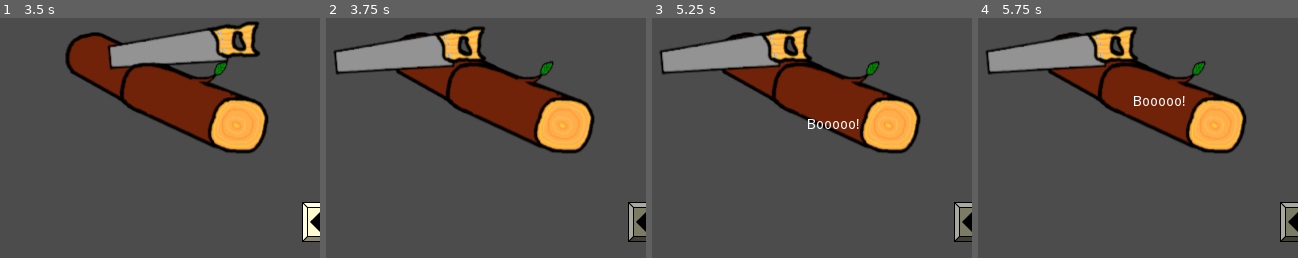
Above: before the commit, frames 1-4 (left to right).
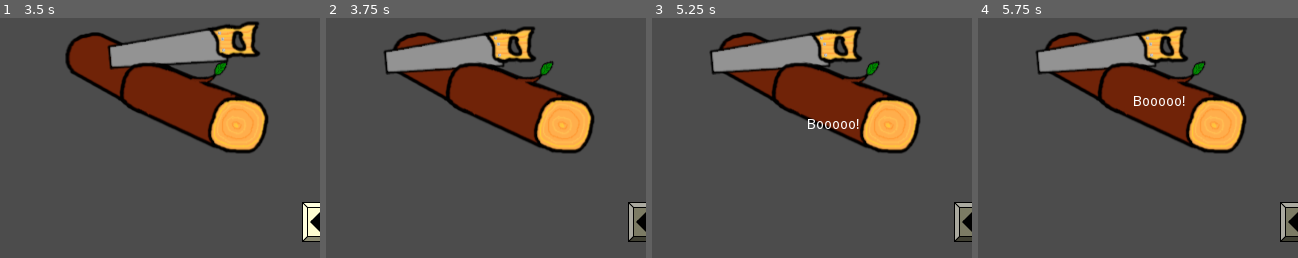
Above: after the commit, the same moments.

Repository: swashdev/minigame-madness
Game: Godot game, scene res://master/scenes/main.tscn
Same seed, same stepped clock (60 frames per second), same inputs: the game is played once before the commit and once after it.
Inputs:
- Up to frame 1 (3.5 s): hold Right (ui_right) 0.53-1.28 s; tap Space (ui_select) at 0.77, 1.52, 3.02 s; hold Down (ui_down) 1.28-2.03 s; hold Right (ui_right) 2.03-2.78 s; hold Up (ui_up) from 2.78 s (still down)
- Up to frame 2 (3.75 s): release Up (ui_up) at 3.53 s; hold Left (ui_left) from 3.53 s (still down)
- Up to frame 3 (5.25 s): tap Space (ui_select) at 3.77, 4.52 s; release Left (ui_left) at 5.03 s; hold Down (ui_down) from 5.03 s (still down)
- Up to frame 4 (5.75 s): keep holding Down (ui_down)
The pictures show only the part of the screen within x 22-72%, y 32-82%; the shares and areas given below are measured in that part.

Frame 1 is identical in both runs. In frame 2, 7.1% of the frame differs, in the area x 2-66%, y 3-24%; in frame 3, 7.1%; in frame 4, 7.1%.

Commit message:
lower the horizontal travel distance of the saw.
100 pixels was about 50 pixels too many on the sawing animation.

Diff:
--- a/mini/saw/scripts/saw_minigame.gd
+++ b/mini/saw/scripts/saw_minigame.gd
@@ -3,7 +3,7 @@
 
 
 # How far the saw moves in pixels with each keypress.
-const SAW_DX = 100
+const SAW_DX = 50
 const SAW_DY = 5
 
 
